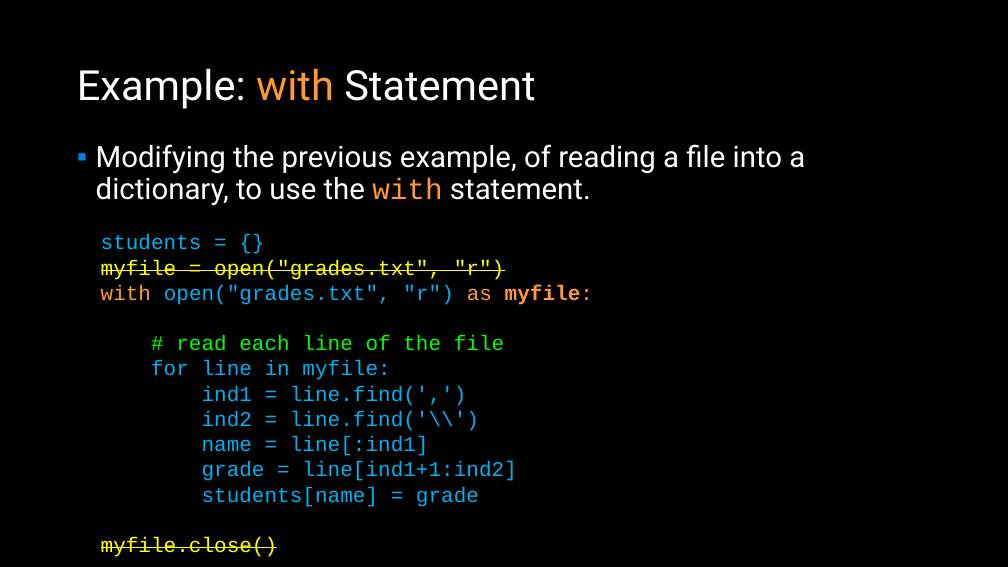
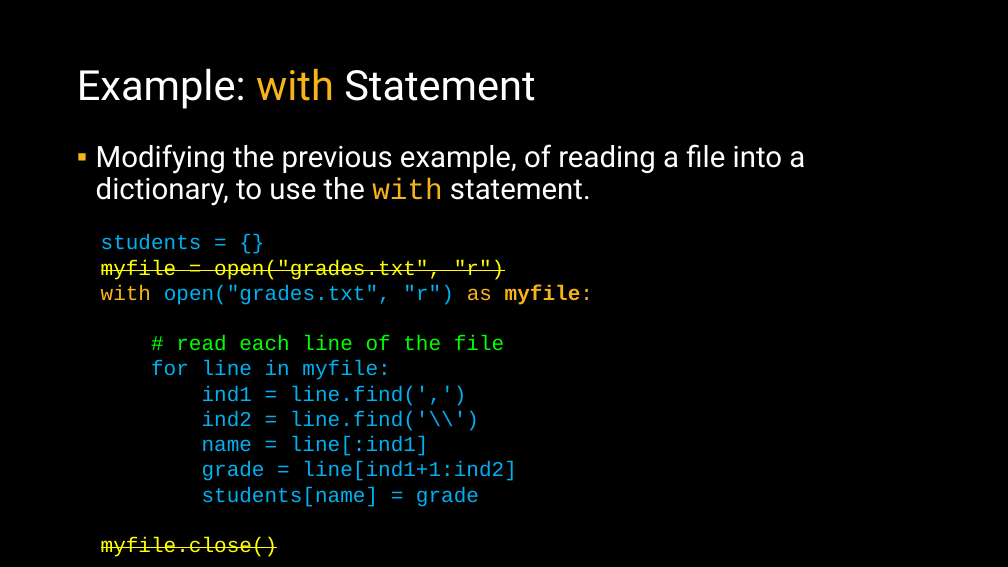
Before and after one commit to APS106/APS106-winter-2026-goodfellow-sutton, a slide deck: slide 11 of lectures/week11/lecture2/slides/week11_lecture2.pptx. Drawn at 1008x567 pixels with LibreOffice and Linux fonts; fonts in the diff are those of the drawing; background and template pictures are left out. Boxes give left, top, right and bottom in pixels: in the first picture for what was removed or moved away, otherwise in the second. Text is boxed around its words. In the diff, an @@ line names an element or a change of style, - is before the commit and + after.

```diff
--- a/lectures/week11/lecture2/slides/week11_lecture2.pptx
+++ b/lectures/week11/lecture2/slides/week11_lecture2.pptx
@@ title "Example: with Statement" at (77,68,535,109): text colour #FF9933 to #F7B41A in "with" @@
@@ text "Modifying the previous example, of ..." at (96,144,805,206): text colour #FF9933 to #F7B41A in "with"; bullet colour #007EE5 to #F7B41A @@
@@ text at (101,285,593,305): text colour #FF9933 to #F7B41A in "with as myfile:" @@
```
Also in this commit, not shown: 28 other slides changed, 12 other files.
